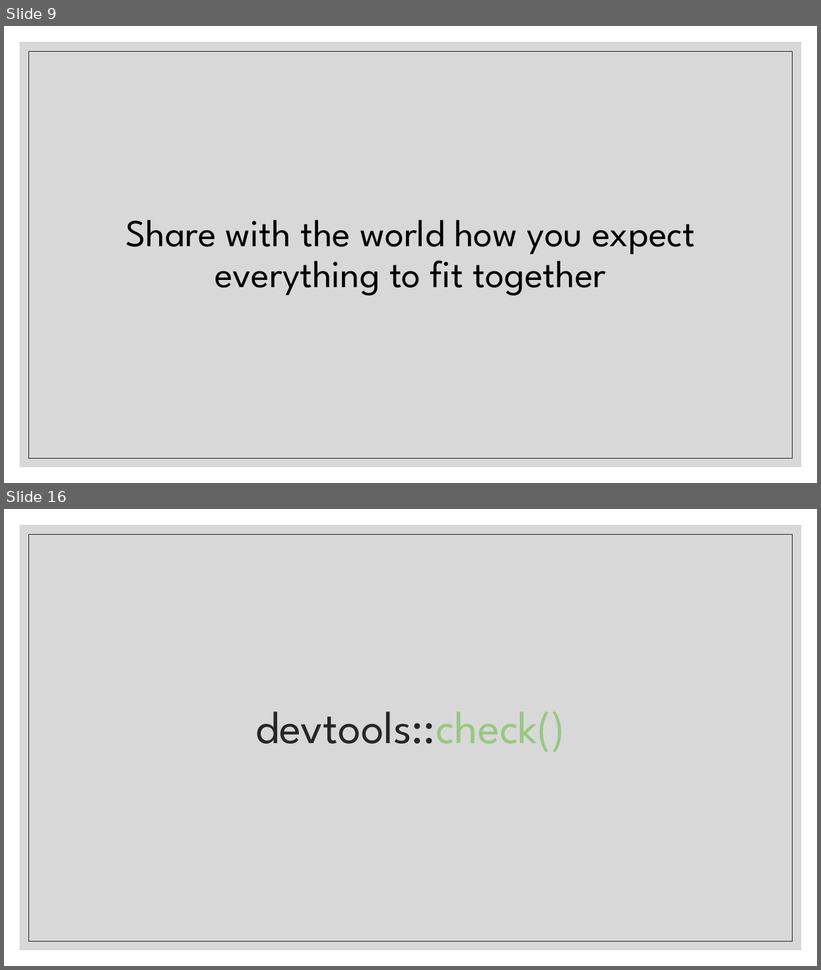
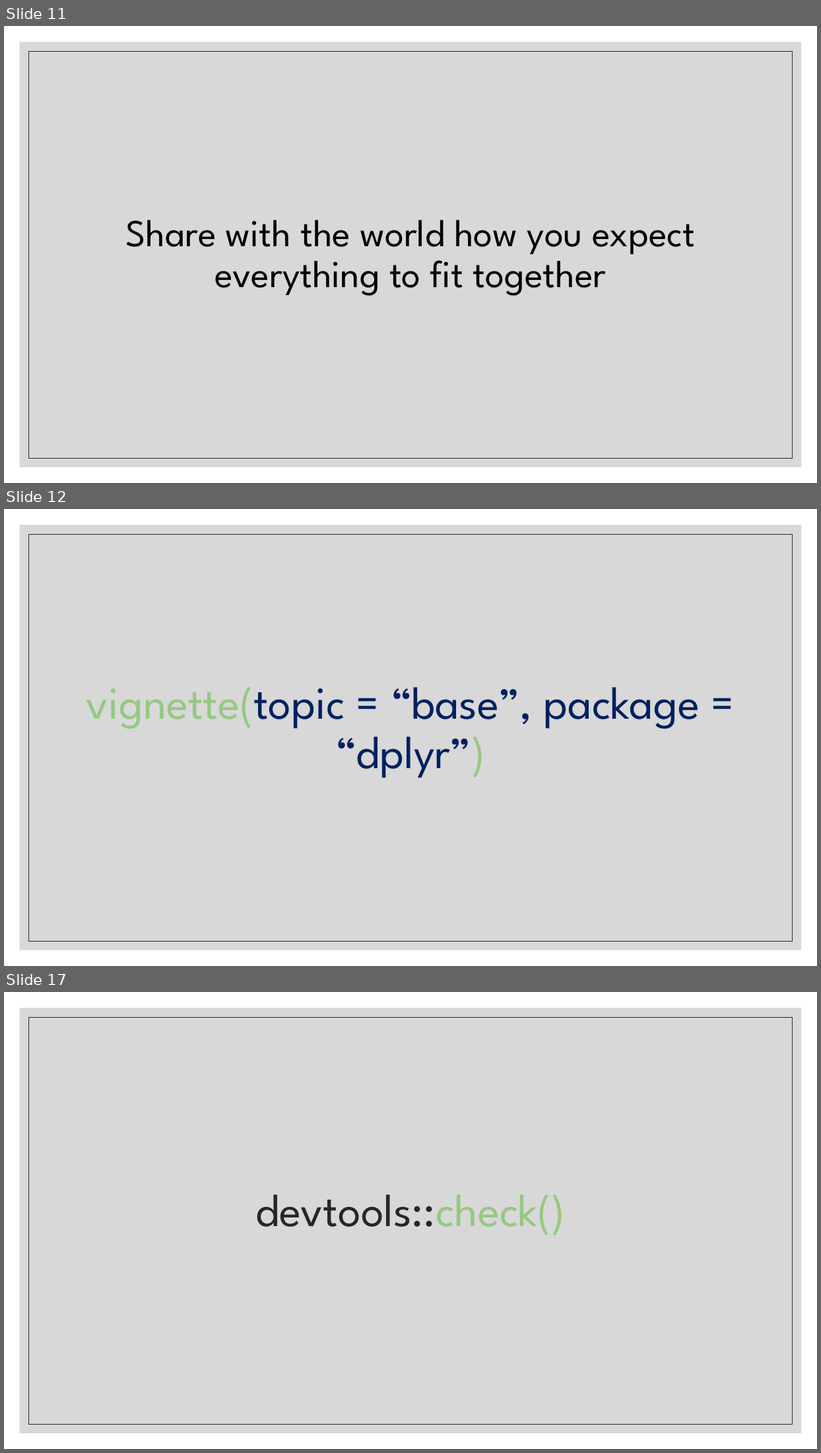
Before and after one commit to FredHutch/R_Package_Validation_Tutorial, a slide deck: Slides/Slides-02-Package_Elements_and_Structure/Slides-02-02-Package Documentation/Slides-02-02-Package_Documentation.pptx. Shown one above the other, each under a label of ours: slides 9 and 16 before the commit, slides 11, 12 and 17 after it; the slides between them are not shown. The pictures are 821x970 and 821x1453 pixels, drawn with LibreOffice and Linux fonts; fonts in the diff are those of the drawing. Boxes give left, top, right and bottom in pixels: in the first picture for what was removed or moved away, otherwise in the second. Text is boxed around its words. In the diff, an @@ line names an element or a change of style, - is before the commit and + after.

Commit message:
complete draft of S-02-02-Package Documentation

```diff
--- a/Slides/Slides-02-Package_Elements_and_Structure/Slides-02-02-Package Documentation/Slides-02-02-Package_Documentation.pptx
+++ b/Slides/Slides-02-Package_Elements_and_Structure/Slides-02-02-Package Documentation/Slides-02-02-Package_Documentation.pptx
@@ slide 12 added at (4, 509, 817, 966), background #FFFFFF; not listed: 2 template elements that a slide beside it also shows @@
@@ title added at (86, 687, 700, 778), 54 pt, text #002060 @@
+vignette(topic = “base”, package = “dplyr”)
@@ what was slide 9 is now slide 11 @@
@@ what was slide 16 is now slide 17 @@
```
Also in this commit, not shown: 3 slides changed, 7 other slides added, 6 slides removed, 1 other file.
